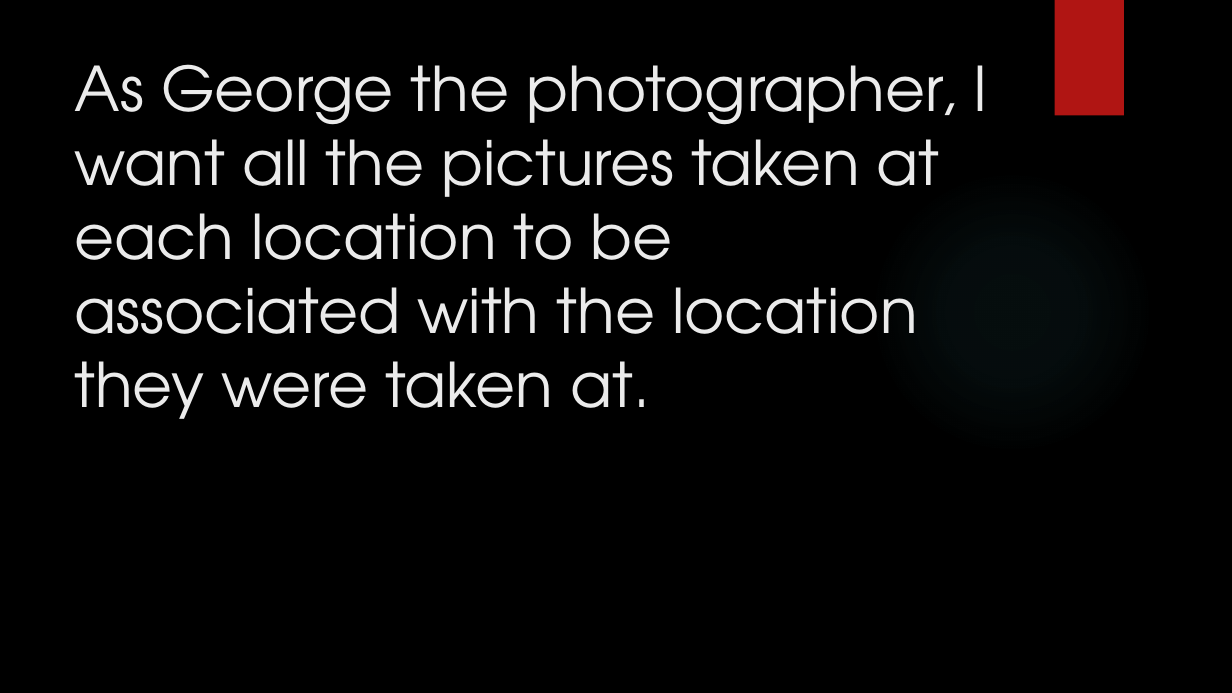
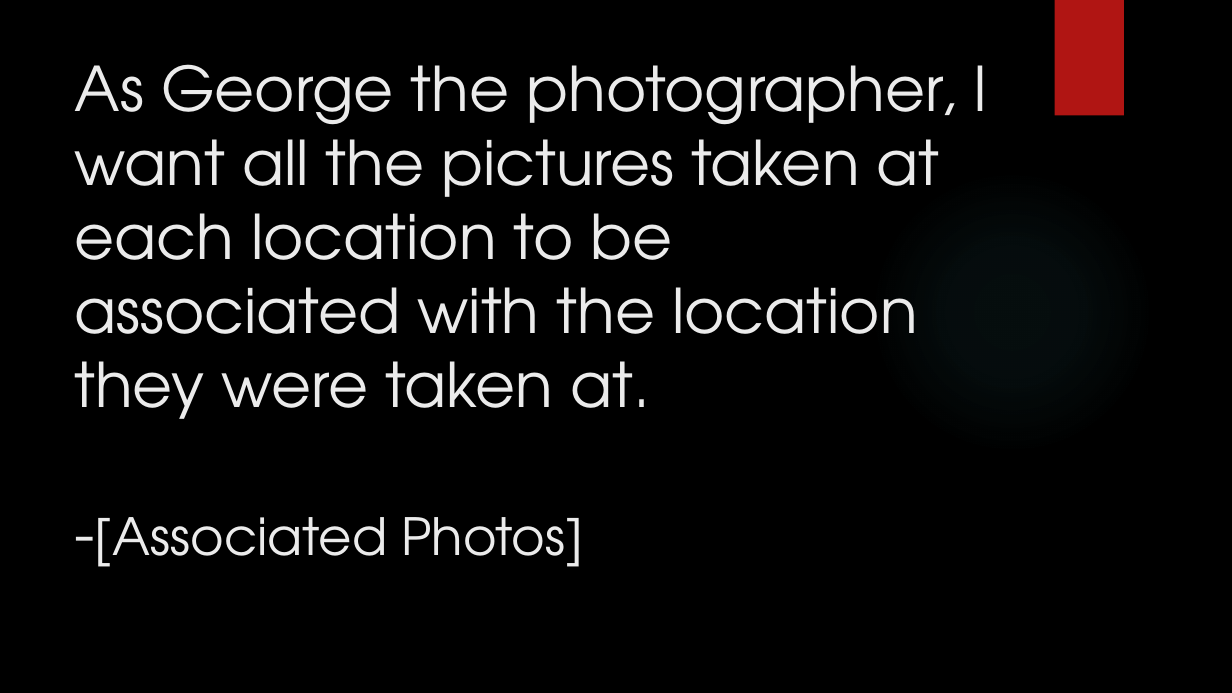
Before and after one commit to junmin-yee/Landmarked, a slide deck: slide 9 of Technology Presentation.pptx. Drawn at 1232x693 pixels with LibreOffice and Linux fonts; fonts in the diff are those of the drawing; background and template pictures are left out. Boxes give left, top, right and bottom in pixels: in the first picture for what was removed or moved away, otherwise in the second. Text is boxed around its words. In the diff, an @@ line names an element or a change of style, - is before the commit and + after.

```diff
--- a/Technology Presentation.pptx
+++ b/Technology Presentation.pptx
@@ title at box(75, 64, 988, 567): text changed @@
-As George the photographer, I want all the pictures taken at each location to be associated with the location they were taken at.
+As George the photographer, I want all the pictures taken at each location to be associated with the location they were taken at.
+-[Associated Photos]
```
Also in this commit, not shown: 14 other slides changed.
